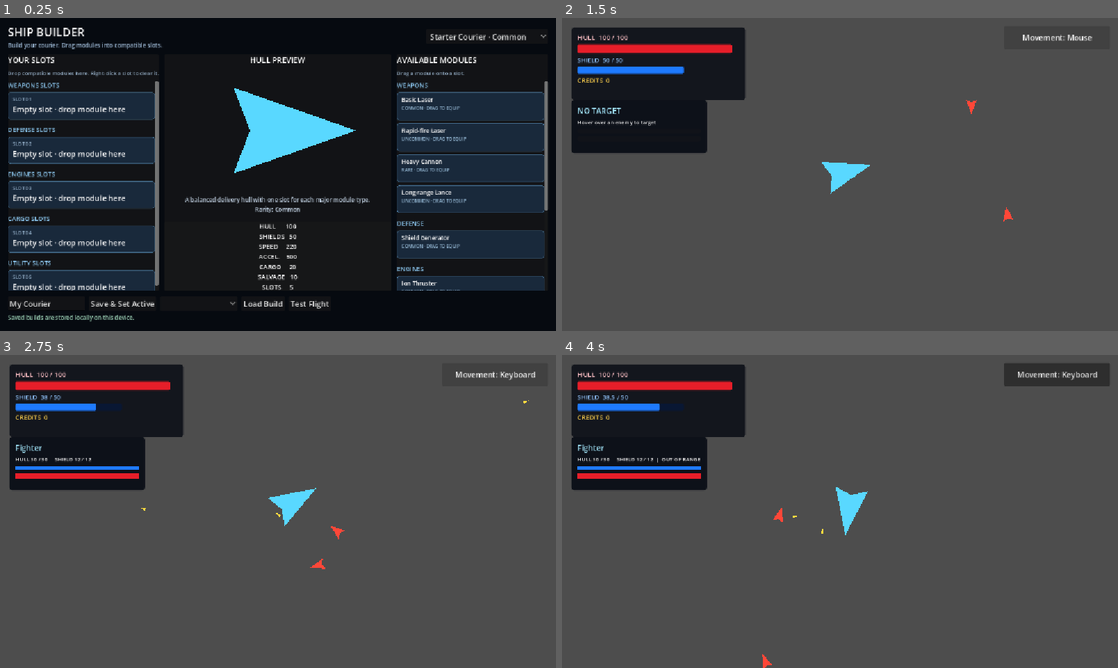
Above: before the commit, frames 1-4 (two rows, left to right).
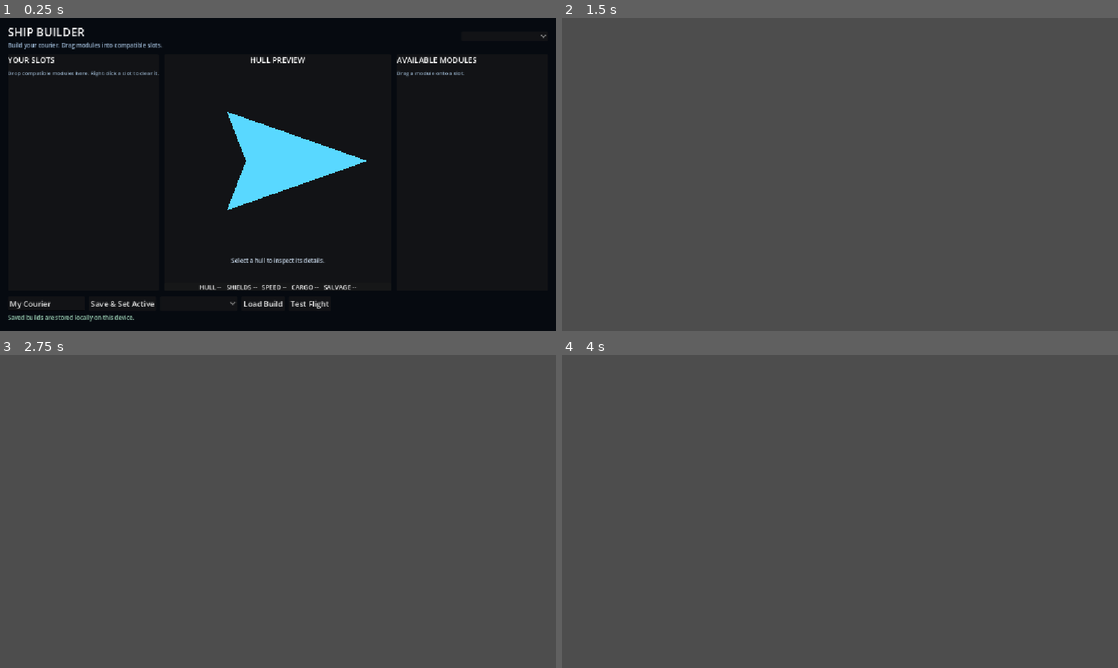
Above: after the commit, the same moments.

Repository: Bbran4/SpaceDelivery
Game: Godot game, scene res://scenes/ui/ship_builder.tscn
The game is run twice, just before and just after one commit, with the same random seed, the same clock (stepped at 60 frames per second) and the same inputs. This scene is started directly instead of the project's main scene.
Inputs (mouse positions are in pixels of both pictures, inside the frame that each line leads up to):
- Up to frame 1 (0.25 s): no input
- Up to frame 2 (1.5 s): click "Test Flight" at 0.5 s; click (1056, 36) at 1.25 s, where only the run before the commit has a clickable "Movement: Keyboard"
- Up to frame 3 (2.75 s): click (494, 373) at 2 s, where only the run before the commit has a clickable "Movement: Mouse"
- Up to frame 4 (4 s): move the mouse to (962, 495) at 2.77 s; hold D (right) 2.78-3.5 s; hold Tab 2.78-3.5 s; click (962, 495) at 2.92 s; drag from (728, 527) to (617, 405) at 3.52 s

The runs differ from the first frame. In frame 1, 31% of the frame differs, in the area x 1-99%, y 5-88%; in frame 2, 12%; in frame 3, 12%; in frame 4, 13%.
Error after the commit: Invalid assignment of property or key 'visible' with value of type 'bool' on a base object of type 'null instance'. (res://scripts/ship_builder.gd:56)

Commit message:
Make ship builder an overlay with contextual module picker

Diff:
--- a/scripts/ship_builder.gd
+++ b/scripts/ship_builder.gd
@@ -26,6 +26,8 @@
 ]
 const NARROW_WIDTH: float = 820.0
 
+signal builder_closed
+
 @onready var body: BoxContainer = %Body
 @onready var hull_picker: OptionButton = %HullPicker
 @onready var preview_ship: Polygon2D = %PreviewShip
@@ -37,6 +39,10 @@
 @onready var build_name_input: LineEdit = %BuildNameInput
 @onready var saved_build_picker: OptionButton = %SavedBuildPicker
 @onready var status_label: Label = %StatusLabel
+@onready var modules_panel: PanelContainer = %ModulesPanel
+@onready var close_button: Button = %CloseButton
+
+var selected_slot_index: int = -1
 
 var selected_hull: ShipHull
 var selected_modules: Array[ShipModule] = []
@@ -47,6 +53,8 @@
 	resized.connect(_update_layout)
 	preview_canvas.resized.connect(_center_ship_preview)
 	_update_layout()
+	modules_panel.visible = false
+	close_button.pressed.connect(_on_back_pressed)
 	_center_ship_preview()
 	_populate_hulls()
 	_refresh_saved_builds()
@@ -83,9 +91,17 @@
 	for slot_index: int in range(selected_module_paths.size()):
 		selected_module_paths[slot_index] = ""
 	_update_hull_preview()
+	selected_slot_index = -1
+	modules_panel.visible = false
 	_rebuild_slot_groups()
 	_rebuild_module_groups()
 	_refresh_stats()
+
+
+func show_builder() -> void:
+	visible = true
+	if selected_hull == null and hull_picker.item_count > 0:
+		_on_hull_selected(hull_picker.selected if hull_picker.selected >= 0 else 0)
 
 
 func _center_ship_preview() -> void:
@@ -171,6 +187,11 @@
 func _rebuild_module_groups() -> void:
 	_clear_container(module_groups)
 	for category: int in CATEGORY_ORDER:
+		if selected_slot_index < 0 or selected_slot_index >= selected_hull.slot_categories.size():
+			continue
+		var selected_category: int = selected_hull.slot_categories[selected_slot_index]
+		if not _category_fits(selected_category, category):
+			continue
 		var matching_paths: Array[String] = []
 		for module_path: String in MODULE_PATHS:
 			var module: ShipModule = load(module_path) as ShipModule
@@ -215,6 +236,15 @@
 		module_groups.add_child(group)
 
 
+func open_module_picker(slot_index: int) -> void:
+	if selected_hull == null or slot_index < 0 or slot_index >= selected_hull.slot_categories.size():
+		return
+	selected_slot_index = slot_index
+	modules_panel.visible = true
+	_rebuild_module_groups()
+	status_label.text = "Choose a compatible module for slot %d." % (slot_index + 1)
+
+
 func equip_module(slot_index: int, module_path: String) -> void:
 	if selected_hull == null or slot_index < 0 or slot_index >= selected_modules.size():
 		return
@@ -226,6 +256,9 @@
 	selected_modules[slot_index] = module
 	_rebuild_slot_groups()
 	_refresh_stats()
+	modules_panel.visible = false
+	selected_slot_index = -1
+	_rebuild_module_groups()
 	status_label.text = "Equipped %s in slot %d." % [module.display_name, slot_index + 1] if module != null else "Slot %d cleared." % (slot_index + 1)
 
 
@@ -385,4 +418,7 @@
 
 
 func _on_back_pressed() -> void:
-	get_tree().change_scene_to_file("res://scenes/tests/hud_test.tscn")
+	visible = false
+	modules_panel.visible = false
+	selected_slot_index = -1
+	builder_closed.emit()
